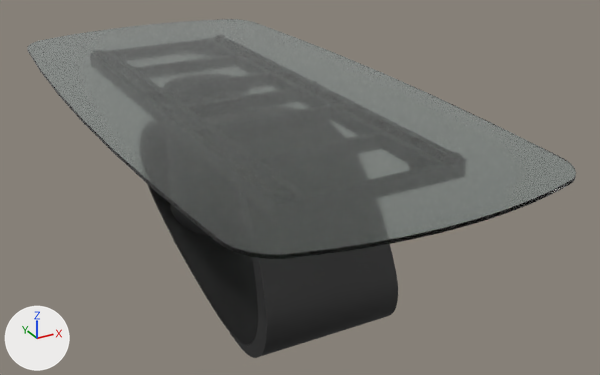
A saved change to the glTF model interazioni/Lemans.tavolo.glb.
The view is the same before and after, from a camera (50 mm lens) standing at (-1.24, -2.68, 1.66) and looking at (0.18, -0.1, 0.37). The lights are fixed; the arrows at lower left show +X, +Y and +Z. The picture after the commit comes second. Where no turn or scale is listed for an object, it has been applied to the vertices.

Objects in the first picture: 'Assieme definitivo Lemans.Rhino.001'.
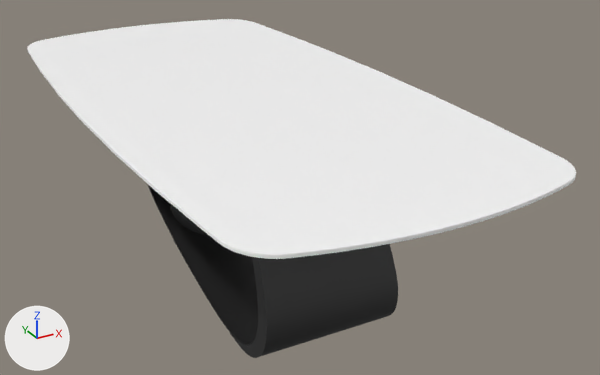
Where the newer file only moved an object's origin or applied its transform, the numbers keep the older frame.

The edits, one by one:
In material 'Top_MAT' (mat_top_mat), transmission_weight is no longer 1.0.
Material 'Top_MAT' (mat_top_mat) changes colour from white #dde7df to white #ffffff; in linear values from (0.722, 0.8, 0.741) to (1.0, 1.0, 1.0).
In material 'Top_MAT' (mat_top_mat), roughness goes from 0.07 to 1.0.
In material 'Top_MAT' (mat_top_mat), metallic goes from 0.0 to 1.0.

Where the change shows, as pixel boxes (x1, y1, x2, y2) in the pictures (600 x 375 px):
'Assieme definitivo Lemans.Rhino.001', recoloured, surface changed: (27, 19, 576, 262) in both
